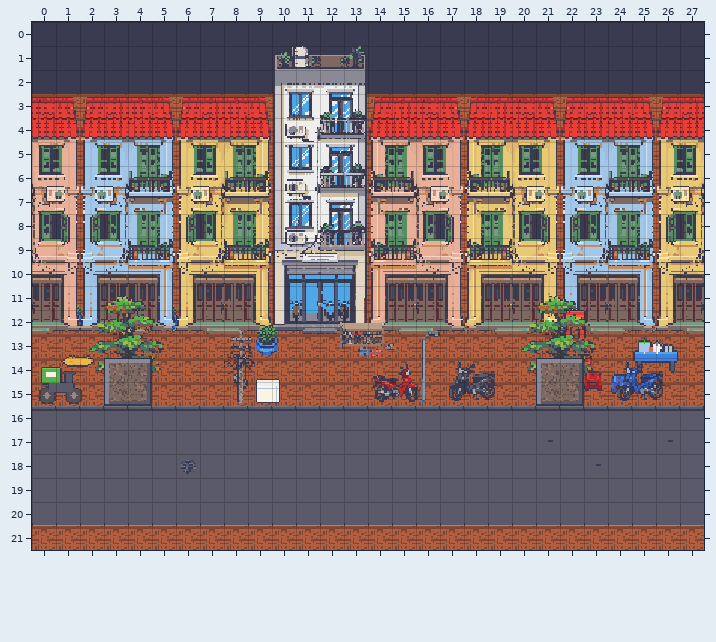
Tiled map (JSON): assets/game/maps/homestay-street.tmj. Above: the version before the commit.
Cells are 16x16 px. Shown: x 0..27, y 0..21.
Now the later version:
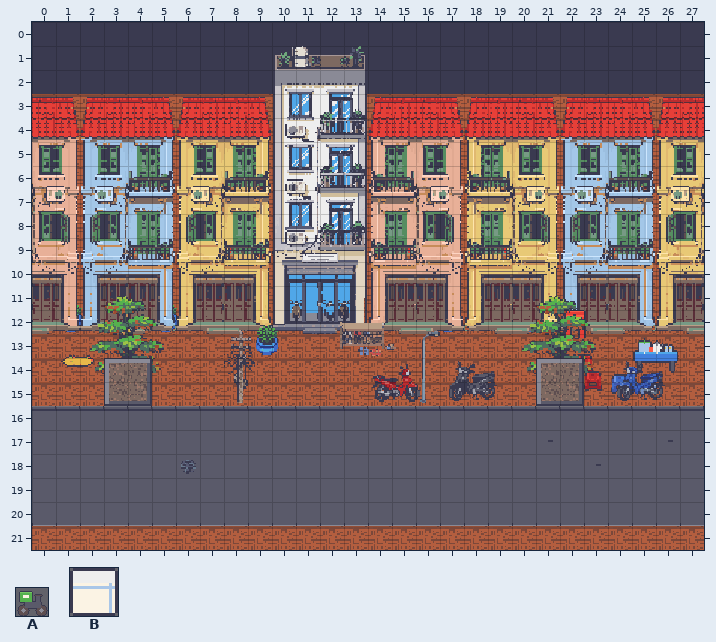
Key: from "props": A 20 "xe-giao-hang", B 21 "thung-xop".
Objects are placed by their top-left corner, in cells (3,4 is the top-left corner of cell 3,4); size is 1x1 cell unless given.
Change:
Layer "objects":
Object B "Foam box" at 9.3,14.9 is removed.
Object A "Delivery scooter" at 0.2,14.2 size 2x1.8 is removed.
Where, in picture pixels (left, top, right, bottom), the same in both pictures:
removed: (37, 367, 84, 404)
removed: (256, 379, 280, 403)
